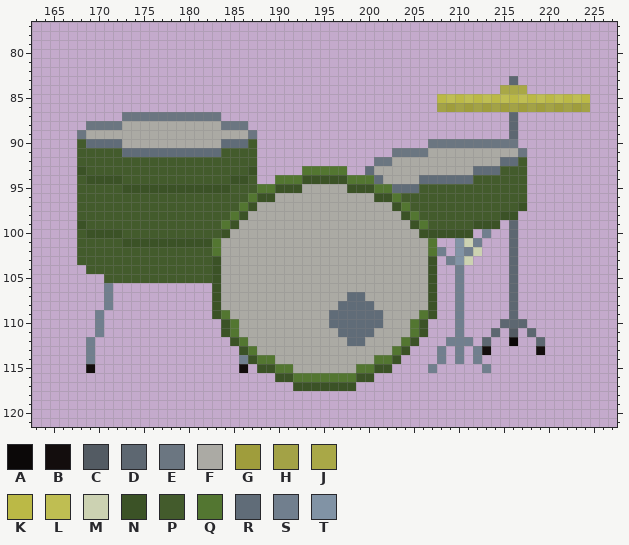
One commit to this pixel-art file: Assets/art/hamilton/HamiltonEast/LApp/Exports/TopApartmentFurni.aseprite. The picture above was drawn from the file before the commit.
396x256 pixels, 1 frame. Colours within 5 levels of each other are drawn and written as one. Shown: x 163..227, y 77..121.
Palette (. is transparent): A #0b0808  B #130d0d  C #535b63  D #5d6771  E #6b7681  F #abaaa4  G #9f9d3c  H #a3a246  J #a9a847  K #bbb946  L #bfbe52  M #ccd2b2  N #3b5226  P #435b2c  Q #537631  R #606c78  S #717f8e  T #8193a5
Pixels before (only the part around the change), first column x 163:
 77 .................................................................
 78 .................................................................
 79 .................................................................
 80 .................................................................
 81 .................................................................
 82 .................................................................
 83 .....................................................D...........
 84 ....................................................JJJ..........
 85 .............................................KLKLKLKLKLKLKLKLK...
 86 .............................................HGHGHGHGHGHGHGHGH...
 87 ..........EEEEEEEEEEE................................D...........
 88 ......EEEEFFFFFFFFFFFEEE.............................D...........
 89 .....EFFFFFFFFFFFFFFFFFFE............................D...........
 90 .....PRRRRFFFFFFFFFFFRRRP...................EEEEEEEEEE...........
 91 .....PPPPPRRRRRRRRRRRPPPP...............EEEEFFFFFFFFFFE..........
 92 .....PPPPPPPPPPPPPPPPPPPP.............EEFFFFFFFFFFFFRRP..........
 93 .....NPPPPPPPPPPPPPPPPPPN.....QQQQQ..RFFFFFFFFFFFRRRPPP..........
 94 .....PNNNNPPPPPPPPPPPPNNP..QQQNNNNNQQQRFFFFRRRRRRPPPPPP..........
 95 .....PPPPPNNNNNNNNNNNNPPPQQNNNFFFFFNNNQQRRRPPPPPPPPPPPP..........
 96 .....PPPPPPPPPPPPPPPPPPPQNNFFFFFFFFFFFNNQPPPPPPPPPPPPPP..........
 97 .....PPPPPPPPPPPPPPPPPPQNFFFFFFFFFFFFFFFNQPPPPPPPPPPPPN..........
 98 .....PPPPPPPPPPPPPPPPPQNFFFFFFFFFFFFFFFFFNQPPPPPPPPPNN...........
 99 .....NPPPPPPPPPPPPPPPQNFFFFFFFFFFFFFFFFFFFNQPPPPPNNN.D...........
100 .....PNNNNPPPPPPPPPPPNFFFFFFFFFFFFFFFFFFFFFNNNNNN.S..D...........
101 .....PPPPPNNNNNNNNNNQFFFFFFFFFFFFFFFFFFFFFFFQ..TMS...D...........
102 .....PPPPPPPPPPPPPPPQFFFFFFFFFFFFFFFFFFFFFFFQS.TSM...D...........
103 .....PPPPPPPPPPPPPPPNFFFFFFFFFFFFFFFFFFFFFFFN.STM....D...........
104 ......PPPPPPPPPPPPPPNFFFFFFFFFFFFFFFFFFFFFFFN..S.....D...........
105 ........PPPPPPPPPPPPNFFFFFFFFFFFFFFFFFFFFFFFN..S.....D...........
106 ........S...........NFFFFFFFFFFFFFFFFFFFFFFFN..S.....D...........
107 ........S...........NFFFFFFFFFFFFFFRRFFFFFFFN..S.....D...........
108 ........S...........NFFFFFFFFFFFFFRRRRFFFFFFN..S.....D...........
109 .......S............NQFFFFFFFFFFFRRRRRRFFFFQN..S.....D...........
110 .......S.............NQFFFFFFFFFFRRRRRRFFFQN...S....DDD..........
111 .......S.............NQFFFFFFFFFFFRRRRFFFFQN...S...D.C.D.........
112 ......S...............NQFFFFFFFFFFFRRFFFFQN...SSS.D..A..D........
113 ......S................NQFFFFFFFFFFFFFFFQN...S.S.SB.....B........
114 ......S................SNQQFFFFFFFFFFFQQN....S.S.S...............
115 ......B................B.NNQQFFFFFFFQQNN....S.....S..............
116 ...........................NNQQQQQQQNN...........................
117 .............................NNNNNNN.............................
118 .................................................................
119 .................................................................
120 .................................................................
121 .................................................................
After the commit:
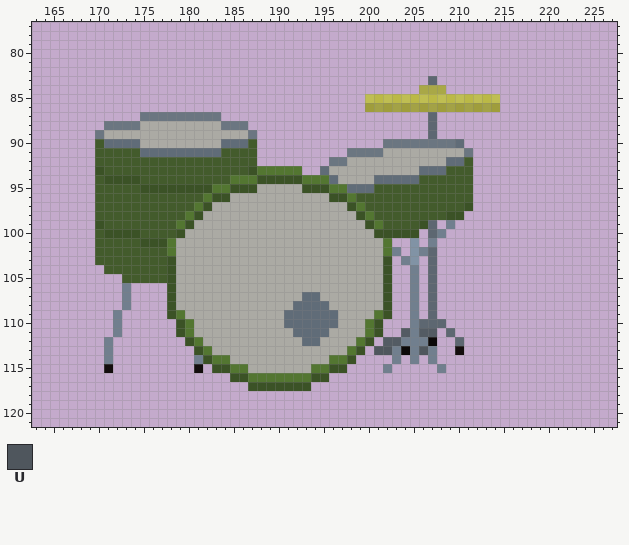
Colours new in this view: U #4f565d
Edits made:
Changed rows in their new state; - is an unchanged pixel.
first column x 168:
 83 ---------------------------------------D--------.--------
 84 --------------------------------------JJJ------...-------
 85 --------------------------------LKLKLKLKLKLKLKL..........
 86 --------------------------------GHGHGHGHGHGHGHG..........
 87 -----..--------------------------------D--------.--------
 88 -..--EE--------------------------------D--------.--------
 89 ..E------------------------------------D--------.--------
 90 ..P--RR---------------------------EEEEE---R......--------
 91 ..---PP-----------------------EEEEFFFFF----E......-------
 92 ..--------------------------EEFFFFF------RRP......-------
 93 ..N-----------------QQQQQ..RFFFFF-----RRRPPP......-------
 94 ..P--NN----------QQQNNNNNQQQRFFFF-RRRRPPPPPP......-------
 95 ..---PP--------QQNNNFFFFFNNNQQRRRPPPPP------......-------
 96 ..------------QNNFFFFF------NNQPPPPP--------......-------
 97 ..-----------QNFFFFF----------NQPPPPP------N......-------
 98 ..----------QNFFFFF------------NQPPPPP---NN......--------
 99 ..N--------QNFFFFF--------------NQPPPPND.S.....-.--------
100 ..P--NN----NFFFFF----------------NNNNN.DS...-.--.--------
101 ..---PP---QFFFFF------------------Q..T.S--...---.--------
102 ..--------QFFFFF------------------QS.TSD.-...---.--------
103 ..--------NFFFFF------------------N.ST.D-...----.--------
104 -..-------NFFFFF------------------N..S.D--.-----.--------
105 ---..-----NFFFFF------------------N..S.D--.-----.--------
106 ---.-S----NFFFFF------------------N..S.D--.-----.--------
107 ---.-S----NFFFFF---------RR---FF--N..S.D--.-----.--------
108 ---.-S----NFFFFF--------RRRR-FFFF-N..S.D--.-----.--------
109 --.-S-----NQFFFFF------RRRRR-FFFFQN..S.D--.-----.--------
110 --.-S------NQFFFFF-----RRRRR-FFFQN...SDDD-.----...-------
111 --.-S------NQFFFFF------RRRR-FFFQN..CSCC-D.---.-.-.------
112 -.-S--------NQFFFFF------RR---FQN.CCSSSA-.D.-.--.--.-----
113 -.-S---------NQFFFFF----------QN.UUSASUS.-B-..-----.-----
114 -.-S---------SNQQFFFFF------QQN....S-S-S.-.-.------------
115 -.-B---------B-NNQQFFFFF--QQNN....S----.S----.-----------
116 -----------------NNQQQQQ--NN.....------------------------
117 -------------------NNNNN--.....--------------------------
